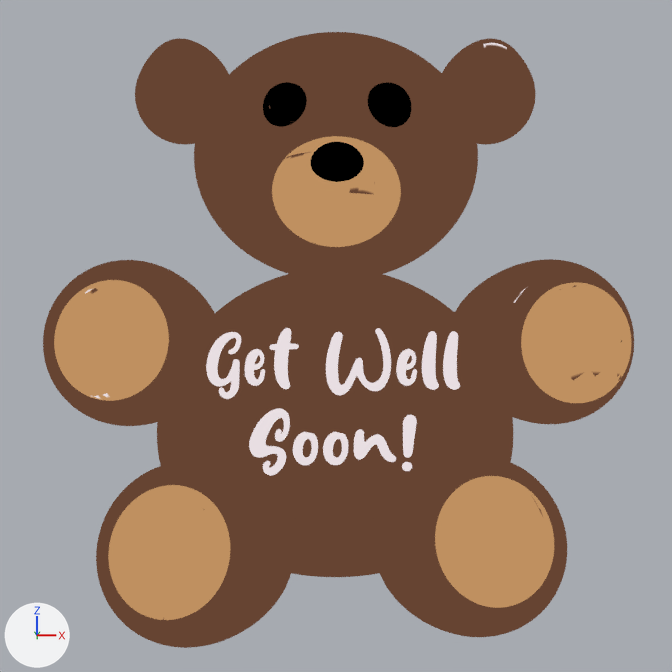
The Blender file App/app/src/main/assets/models/blender/get-well-soon.blend as it was, and as the next commit left it.
Camera for both pictures: the file's camera 'Camera'. The lights are fixed; the arrows at lower left show +X, +Y and +Z.
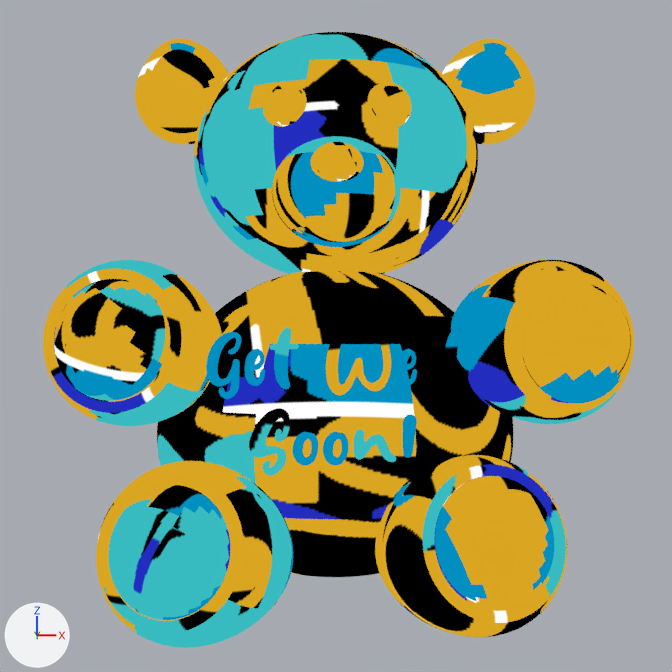
Where the change shows, as pixel boxes (x1, y1, x2, y2) in the pictures (672 x 672 px):
'Sphere.012', surface changed
    both: (43, 32, 634, 648)
'Sphere.004', surface changed
    both: (54, 136, 631, 620)
'Text', surface changed (white to cyan)
    both: (206, 328, 460, 476)
'Sphere.015', surface changed (black to yellow)
    both: (263, 82, 411, 127)
'Sphere.011', surface changed (black to yellow)
    both: (311, 142, 364, 182)

What changed in the scene script:
```text
Add img_albedo_texture_png:
    img_albedo_texture_png = load_image('albedo-texture.png', '../congratulations/albedo-texture.png', 1024, 1024, 'sRGB')
Change mat_material_002:
    where n1 = _N.new('ShaderNodeTexImage'); n1.name = 'Image Texture'
    n1.image: img_get_well_soon_png -> img_albedo_texture_png
```
